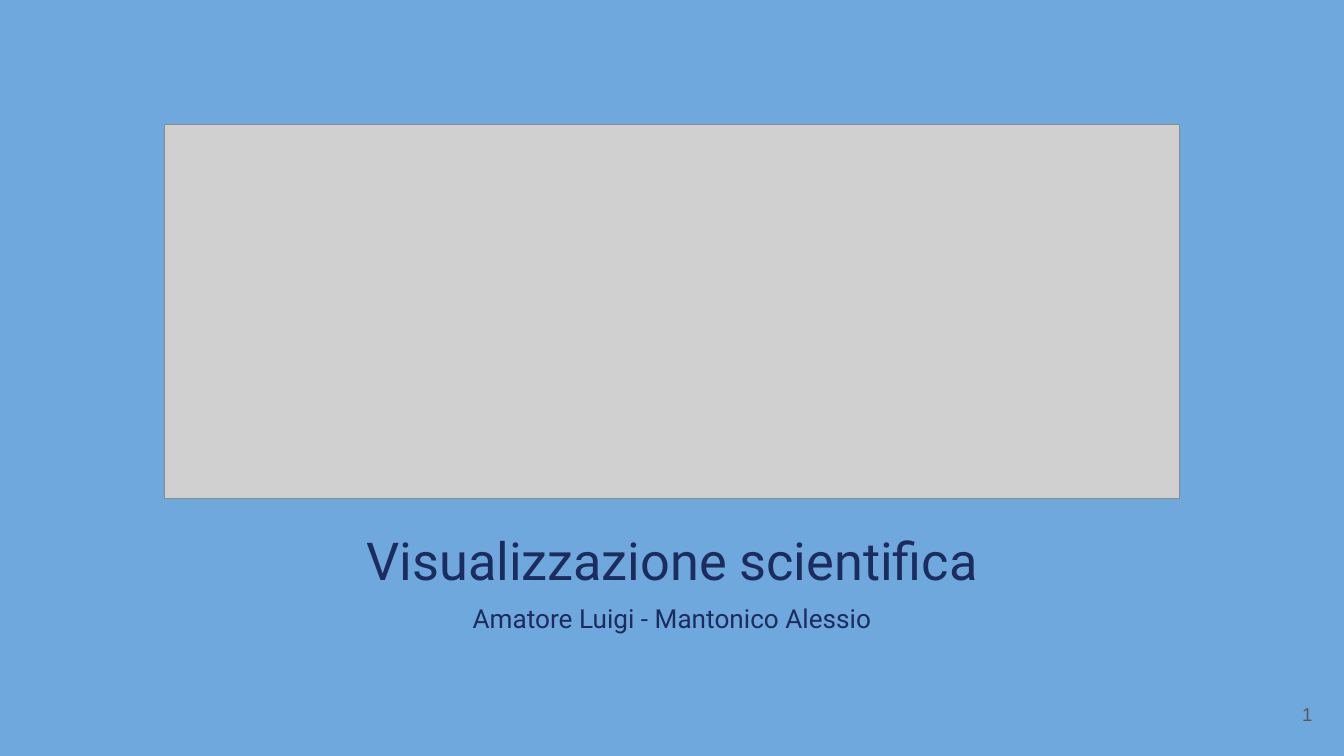
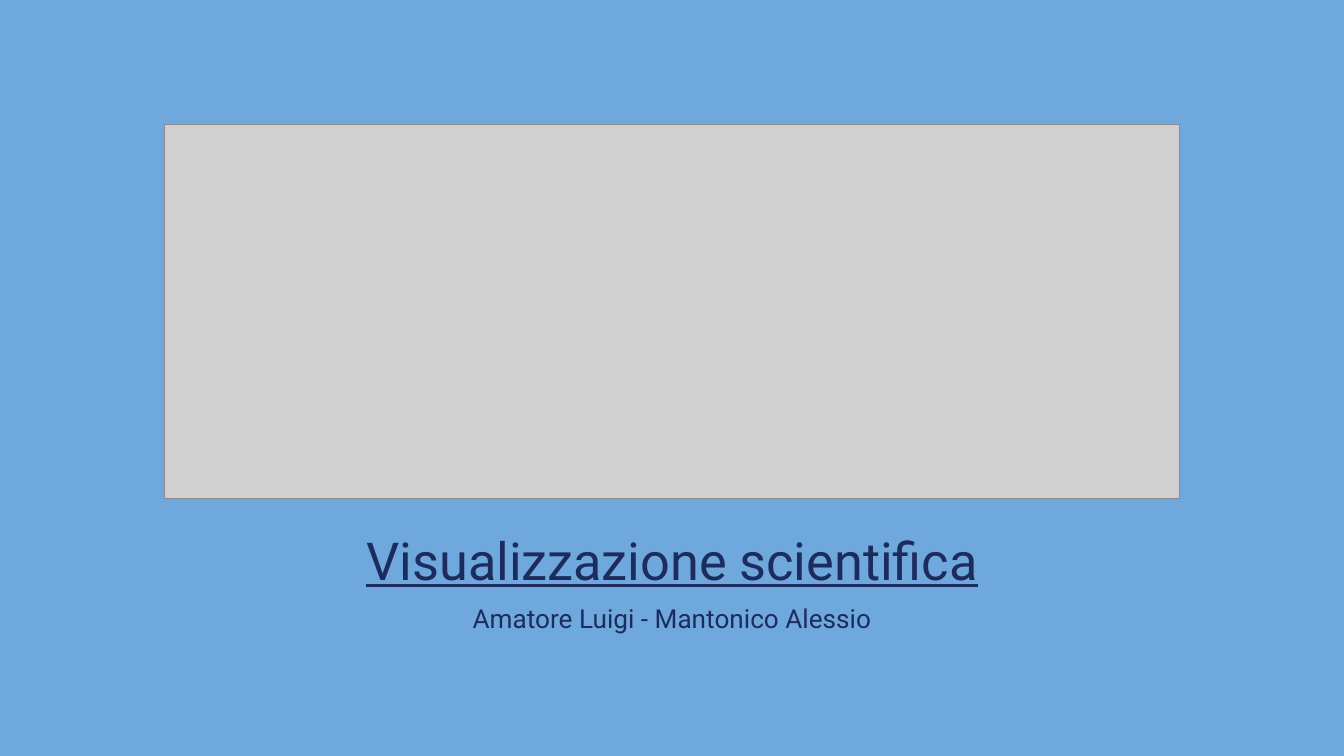
Before and after one commit to Mantotheale/PokemonScientificVisualization, a slide deck: slide 1 of Pokemon - Visualizzazione Scientifica.pptx. Drawn at 1344x756 pixels with LibreOffice and Linux fonts; fonts in the diff are those of the drawing; grey boxes stand for pictures. Boxes give left, top, right and bottom in pixels: in the first picture for what was removed or moved away, otherwise in the second. Text is boxed around its words. In the diff, an @@ line names an element or a change of style, - is before the commit and + after.

```diff
--- a/Pokemon - Visualizzazione Scientifica.pptx
+++ b/Pokemon - Visualizzazione Scientifica.pptx
@@ text "Visualizzazione scientifica" at bbox=[366, 540, 978, 587]: underline on @@
@@ page number removed at bbox=[1302, 708, 1312, 721] @@
-1
```
Also in this commit, not shown: 15 other slides changed, 5 slides added, 1 slide removed, 1 other file.
